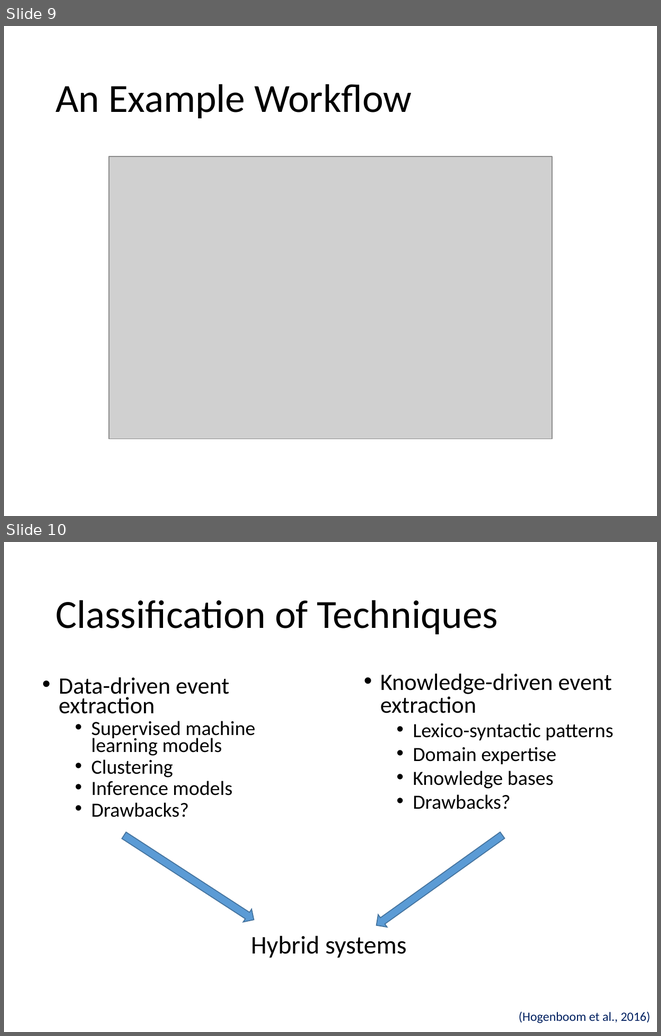
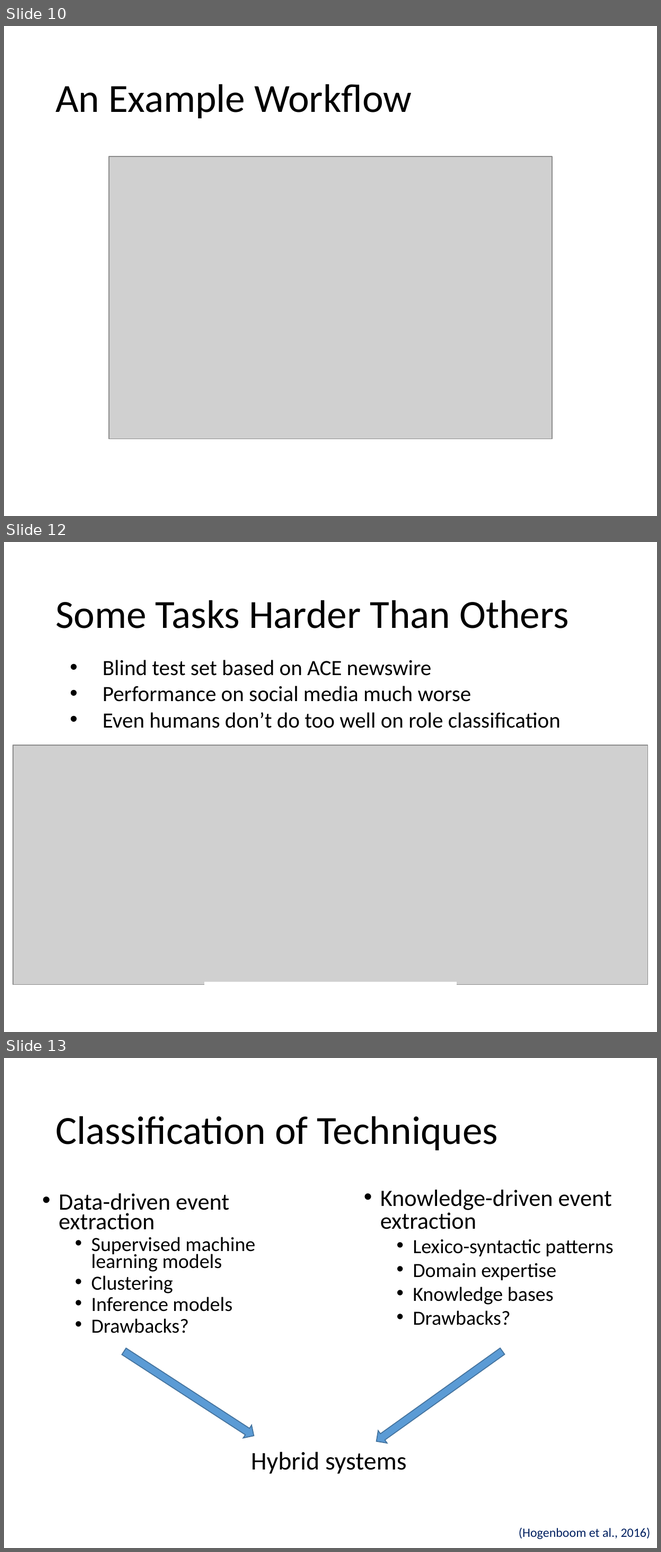
Before and after one commit to evhart/smasac-tutorial, a slide deck: slides/pptx/5-event-extraction.pptx. Shown one above the other, each under a label of ours: slides 9 and 10 before the commit, slides 10, 12 and 13 after it; the slides between them are not shown. The pictures are 661x1036 and 661x1552 pixels, drawn with LibreOffice and Linux fonts; fonts in the diff are those of the drawing; grey boxes stand for pictures. Boxes give left, top, right and bottom in pixels: in the first picture for what was removed or moved away, otherwise in the second. Text is boxed around its words. In the diff, an @@ line names an element or a change of style, - is before the commit and + after.

```diff
--- a/slides/pptx/5-event-extraction.pptx
+++ b/slides/pptx/5-event-extraction.pptx
@@ slide 12 added at (4, 542, 657, 1032), background #FFFFFF @@
@@ title added at (55, 600, 568, 628), 44 pt, text #000000 @@
+Some Tasks Harder Than Others
@@ text added at (103, 660, 560, 728), 24 pt, text #000000 @@
+• Blind test set based on ACE newswire
+• Performance on social media much worse
+• Even humans don’t do too well on role classification
@@ picture added at (13, 745, 648, 985) @@
@@ rectangle added at (204, 981, 457, 993), fill #FFFFFF @@
@@ what was slide 9 is now slide 10 @@
@@ what was slide 10 is now slide 13 @@
```
Also in this commit, not shown: 3 slides changed, 2 other slides added.
